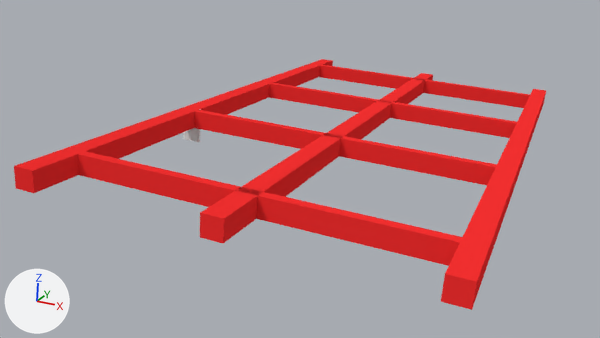
One commit to the Blender file model/blender/harrow.blend: the scene before it, then after it.
Camera for both pictures: the file's camera 'Camera'. Every picture has the same lights, and +X, +Y and +Z are marked at lower left.

The first picture shows 'Beam1', 'Beam2', 'Beam3', 'CrossBeam1', 'CrossBeam2', 'CrossBeam3', 'CrossBeam4', 'Cube'.
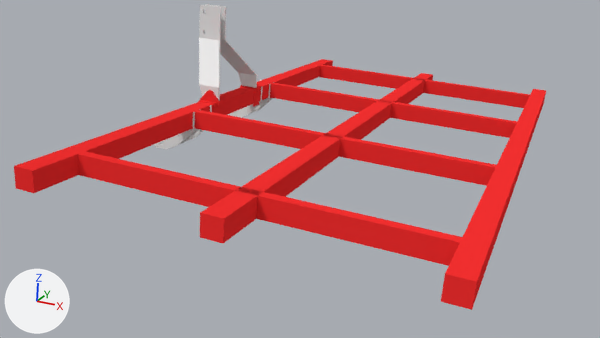
ob_lower_hole is not drawn itself; it is the parent of ob_upper_hole and it is used by a modifier of ob_left_attacher, ob_middle_attacher, ob_right_attacher.
ob_upper_hole is not drawn itself; it is used by a modifier of ob_left_attacher, ob_middle_attacher, ob_right_attacher.
ob_upper_attacher_link_c2 is not drawn itself; it is the parent of ob_upper_attacher_link_c3 and it is used by a modifier of ob_upper_attacher_main.
ob_upper_attacher_link_c3 is not drawn itself; it is used by a modifier of ob_upper_attacher_main.

Patch to the scene script:
```diff
--- a/model/blender/harrow.blend.py
+++ b/model/blender/harrow.blend.py
@@ col_upper_attacher_right_coupler @@
+col_upper_attacher_right_coupler = bpy.data.collections.new('Upper_Attacher_Right_Coupler')
+col_upper_attacher_right_coupler.objects.link(ob_upper_attacher_right)
+col_upper_attacher_right_coupler.objects.link(ob_m24_bolt)
+col_upper_attacher_right_coupler.objects.link(ob_m24_nut)
@@ col_m24_bolt @@
+col_m24_bolt = bpy.data.collections.new('M24_Bolt')
+col_m24_bolt.objects.link(ob_m24_bolt_org)
@@ col_m24_nut @@
+col_m24_nut = bpy.data.collections.new('M24_Nut')
+col_m24_nut.objects.link(ob_cylinder)
@@ col_right @@
+col_right = bpy.data.collections.new('Right')
+col_right.objects.link(ob_left_attacher)
+col_right.objects.link(ob_middle_attacher)
+col_right.objects.link(ob_right_attacher)
+col_right.objects.link(ob_lower_hole)
+col_right.objects.link(ob_upper_hole)
@@ ob_crossbeam2 @@
 ob_crossbeam2 = bpy.data.objects.new('CrossBeam2', me_cube_001)
-ob_crossbeam2.location = (10.0, -49.5, 0.0)
+ob_crossbeam2.location = (10.0, -50.0, 0.0)
@@ ob_crossbeam3 @@
 ob_crossbeam3 = bpy.data.objects.new('CrossBeam3', me_cube_001)
-ob_crossbeam3.location = (10.0, 49.5, 0.0)
+ob_crossbeam3.location = (10.0, 50.0, 0.0)
@@ ob_cube @@
-ob_cube = bpy.data.objects.new('Cube', me_cube_003)
@@ ob_upper_attacher_link_c3 @@
+ob_upper_attacher_link_c3 = bpy.data.objects.new('Upper_Attacher_Link_C3', me_cylinder_008)  # a 12-sided cylinder along z spanning x -1.6..1.6, y -1.6..1.6, z -4.0..4.0
+ob_upper_attacher_link_c3.parent = ob_upper_attacher_link_c2
+ob_upper_attacher_link_c3.location = (-18.5, 0.0, 55.7)
+ob_upper_attacher_link_c3.rotation_euler = (1.571, 0.0, 0.0)  # degrees (90, 0, 0)
@@ ob_upper_attacher_link_c2 @@
+ob_upper_attacher_link_c2 = bpy.data.objects.new('Upper_Attacher_Link_C2', me_cylinder_007)  # a 12-sided cylinder along z spanning x -1.25..1.25, y -1.25..1.25, z -4.0..4.0
+ob_upper_attacher_link_c2.location = (-18.5, 0.0, 43.2)
+ob_upper_attacher_link_c2.rotation_euler = (1.571, 0.0, 0.0)  # degrees (90, 0, 0)
@@ ob_upper_attacher_main @@
+ob_upper_attacher_main = bpy.data.objects.new('Upper_Attacher_Main', me_cube_004)  # 16 vertices, 15 faces; spans x -22.5..5.5, y -25.6..-2.5, z -2.5..51.2; modifiers MIRROR, BOOLEAN, BOOLEAN
+ob_upper_attacher_main.location = (0.0, 0.0, 8.5)
@@ ob_upper_attacher_left_coupler @@
+ob_upper_attacher_left_coupler = bpy.data.objects.new('Upper_Attacher_Left_Coupler', None)
+ob_upper_attacher_left_coupler.location = (0.0, 0.0, 0.0)
+ob_upper_attacher_left_coupler.scale = (1.0, -1.0, 1.0)
+ob_upper_attacher_left_coupler.instance_type = 'COLLECTION'
+ob_upper_attacher_left_coupler.instance_collection = col_upper_attacher_right_coupler
@@ ob_upper_attacher_right @@
+ob_upper_attacher_right = bpy.data.objects.new('Upper_Attacher_Right', me_tine_arm_holder_001)  # 64 vertices, 49 faces; spans x -6.6..6.6, y 0.0..4.0, z -7.0..12.1; in mat_kverneland_red_metal (red #f53131); modifiers MIRROR
+ob_upper_attacher_right.parent = ob_harrow_arm_org
+ob_upper_attacher_right.location = (0.0, -26.6, 0.0)
@@ ob_m24_bolt @@
+ob_m24_bolt = bpy.data.objects.new('M24_Bolt', None)
+ob_m24_bolt.parent = ob_upper_attacher_right
+ob_m24_bolt.location = (0.0, -31.1, 9.5)
+ob_m24_bolt.instance_type = 'COLLECTION'
+ob_m24_bolt.instance_collection = col_m24_bolt
@@ ob_m24_bolt_org @@
+ob_m24_bolt_org = bpy.data.objects.new('M24_Bolt_Org', me_cylinder_005)  # a 6-sided cylinder along z spanning x -1.8..1.8, y -2.08..2.08, z 0.0..1.45
+ob_m24_bolt_org.location = (0.0, 0.0, 0.0)
+ob_m24_bolt_org.rotation_euler = (1.571, 0.0, 0.0)  # degrees (90, 0, 0)
@@ ob_m24_nut @@
+ob_m24_nut = bpy.data.objects.new('M24_Nut', None)
+ob_m24_nut.parent = ob_upper_attacher_right
+ob_m24_nut.location = (0.0, -27.9, 9.5)
+ob_m24_nut.instance_type = 'COLLECTION'
+ob_m24_nut.instance_collection = col_m24_nut
@@ ob_upper_hole @@
+ob_upper_hole = bpy.data.objects.new('Upper_Hole', me_cylinder_004)  # 50 vertices, 60 faces; spans x -1.8..1.8, y -1.8..1.8, z -7.6..8.0
+ob_upper_hole.parent = ob_lower_hole
+ob_upper_hole.location = (-18.59, -46.7, -11.62)
+ob_upper_hole.rotation_euler = (1.571, 0.0, 0.0)  # degrees (90, 0, 0)
@@ ob_lower_hole @@
+ob_lower_hole = bpy.data.objects.new('Lower_Hole', me_cylinder_004)  # 50 vertices, 60 faces; spans x -1.8..1.8, y -1.8..1.8, z -7.6..8.0
+ob_lower_hole.location = (-18.5, -44.7, -17.8)
+ob_lower_hole.rotation_euler = (1.571, 0.0, 0.0)  # degrees (90, 0, 0)
@@ ob_right_attacher @@
+ob_right_attacher = bpy.data.objects.new('Right_Attacher', me_cube_003_1)  # 38 vertices, 30 faces; spans x -23.5..5.5, y -0.6..2.6, z -22.0..5.0; modifiers BOOLEAN, BOOLEAN
+ob_right_attacher.location = (0.0, -53.1, 0.0)
@@ ob_middle_attacher @@
+ob_middle_attacher = bpy.data.objects.new('Middle_Attacher', me_cube_003_1)  # 38 vertices, 30 faces; spans x -23.5..5.5, y -0.6..2.6, z -22.0..5.0; modifiers BOOLEAN, BOOLEAN
+ob_middle_attacher.location = (0.0, -46.9, 0.0)
@@ ob_left_attacher @@
+ob_left_attacher = bpy.data.objects.new('Left_Attacher', me_cube_005)  # 36 vertices, 28 faces; spans x -23.5..5.5, y -5.1..0.6, z -22.0..5.0; modifiers BOOLEAN, BOOLEAN
+ob_left_attacher.location = (0.0, -34.2, 0.0)
@@ ob_left @@
+ob_left = bpy.data.objects.new('Left', None)
+ob_left.location = (0.0, 0.0, 0.0)
+ob_left.scale = (1.0, -1.0, 1.0)
+ob_left.instance_type = 'COLLECTION'
+ob_left.instance_collection = col_right
```

Where the change shows, as pixel boxes [x1, y1, x2, y2] in the pictures (600 x 338 px):
'CrossBeam2', moved
    before: [194, 110, 497, 185]
    after: [194, 110, 497, 186]
'CrossBeam3', moved
    before: [269, 83, 517, 138]
    after: [270, 83, 517, 138]
'Upper_Attacher_Main', added
    after: [199, 4, 257, 100]
'Right_Attacher', added
    after: [154, 112, 195, 149]
'Left', added
    after: [228, 80, 274, 117]
'Upper_Attacher_Right', added
    after: [198, 90, 221, 114]
'Cube', deleted
    before: [183, 106, 201, 142]
'Upper_Attacher_Left_Coupler', added
    after: [240, 85, 260, 107]
'Left_Attacher', added
    after: [187, 105, 212, 141]
'Middle_Attacher', added
    after: [161, 109, 200, 144]
